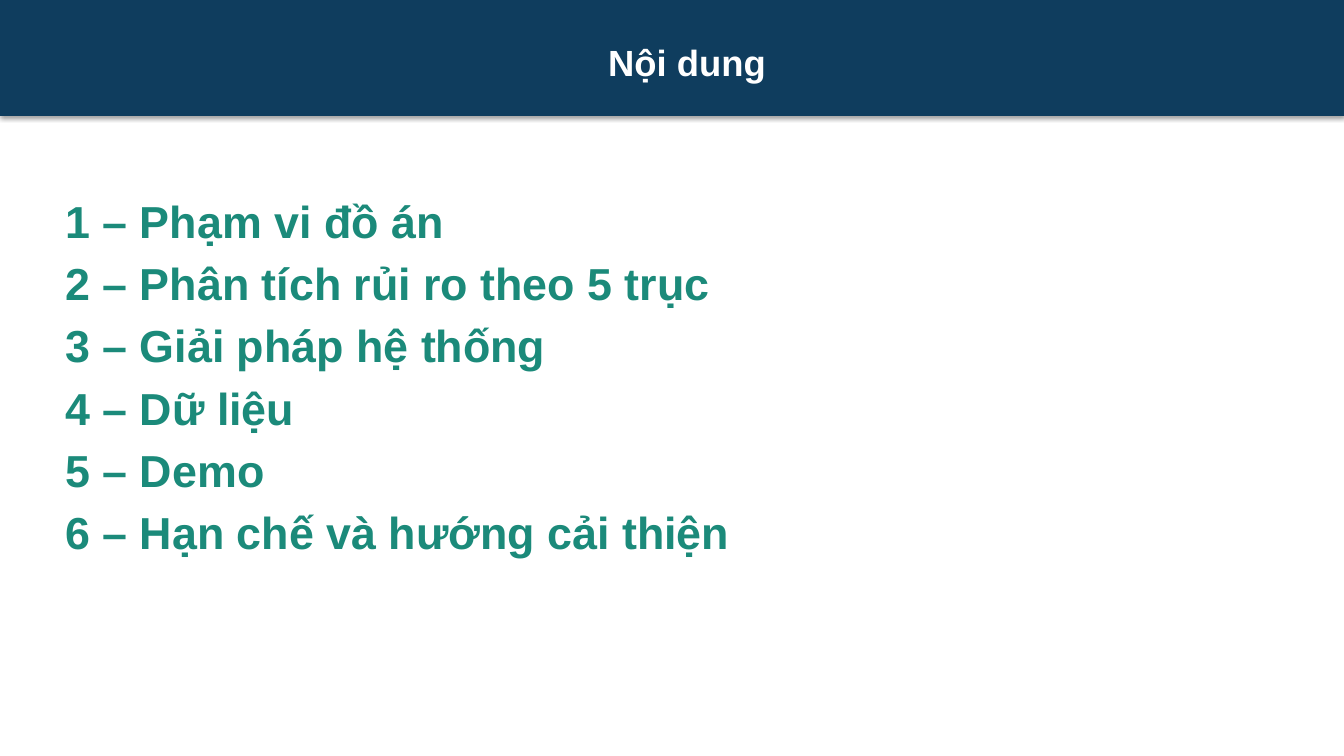
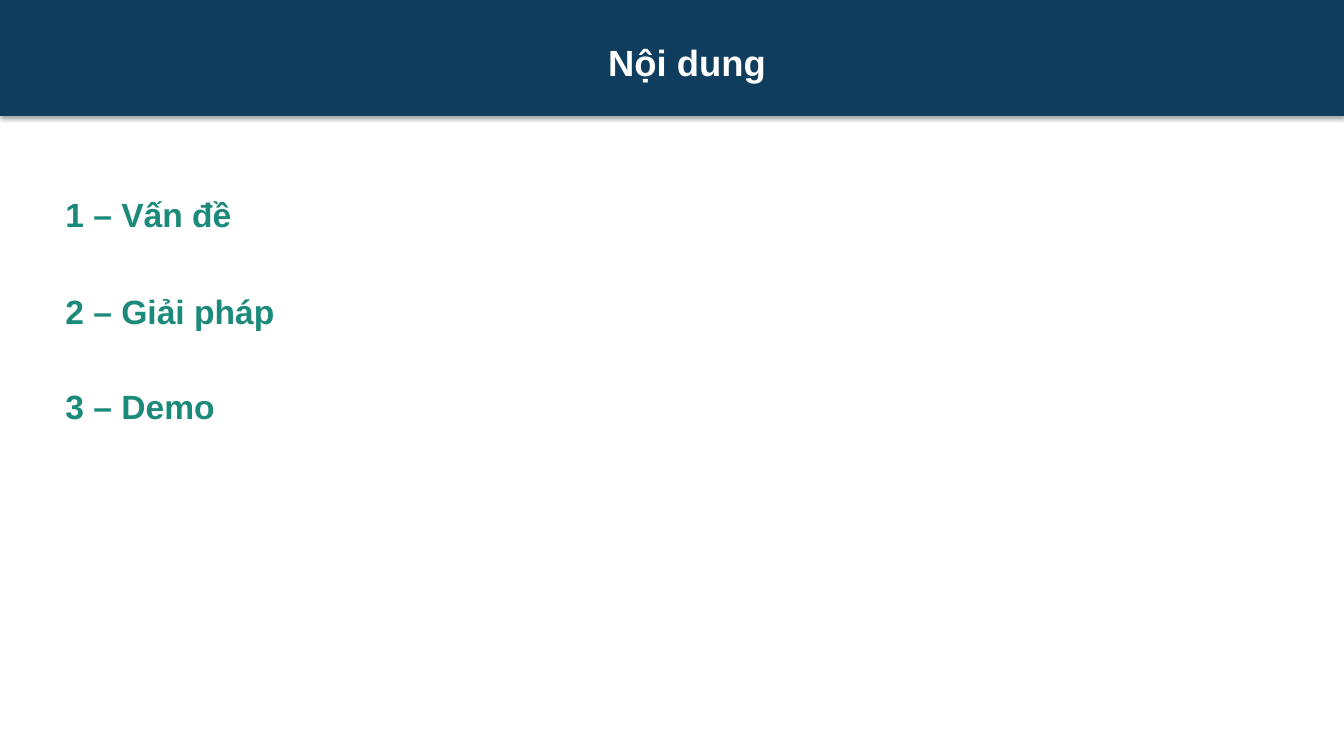
Before and after one commit to DongTrieu0310/AI_HealthCareAssitant, a slide deck: slide 2 of docs/Slide.pptx. Drawn at 1344x756 pixels with LibreOffice and Linux fonts; fonts in the diff are those of the drawing. Boxes give left, top, right and bottom in pixels: in the first picture for what was removed or moved away, otherwise in the second. Text is boxed around its words. In the diff, an @@ line names an element or a change of style, - is before the commit and + after.

```diff
--- a/docs/Slide.pptx
+++ b/docs/Slide.pptx
@@ text at [65,201,274,420]: text changed; size 32 to 24 pt @@
-1 – Phạm vi đồ án
-2 – Phân tích rủi ro theo 5 trục
-3 – Giải pháp hệ thống
-4 – Dữ liệu
-5 – Demo
-6 – Hạn chế và hướng cải thiện
+1 – Vấn đề
+2 – Giải pháp
+3 – Demo
```
Also in this commit, not shown: 5 other slides changed, 6 slides added, 3 slides removed, 3 other files.
